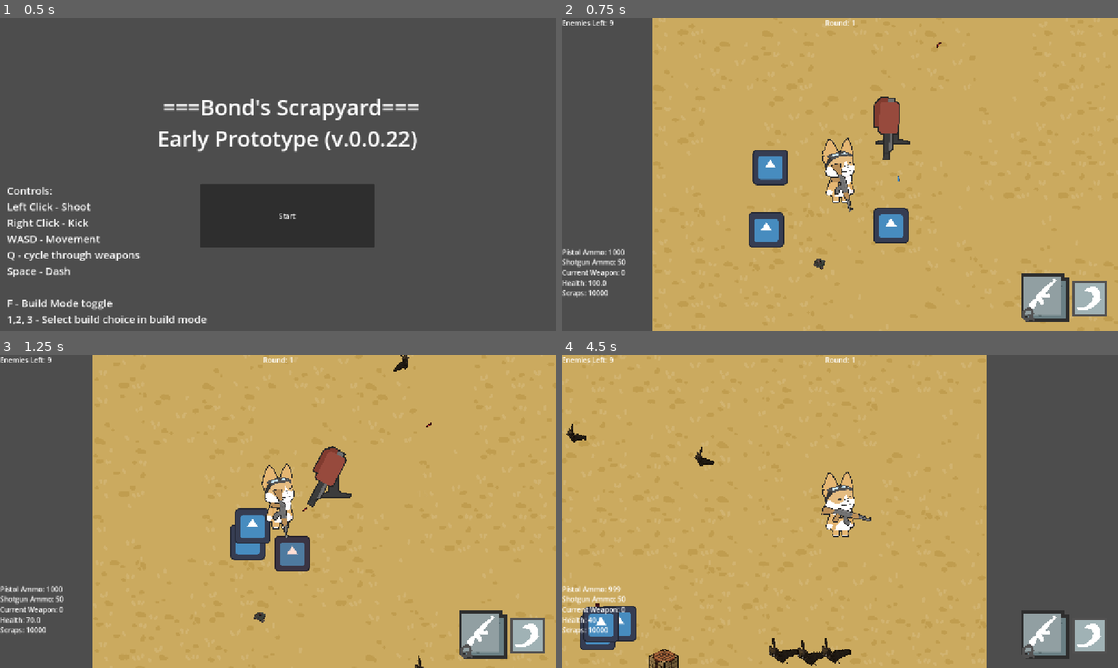
Above: before the commit, frames 1-4 (two rows, left to right).
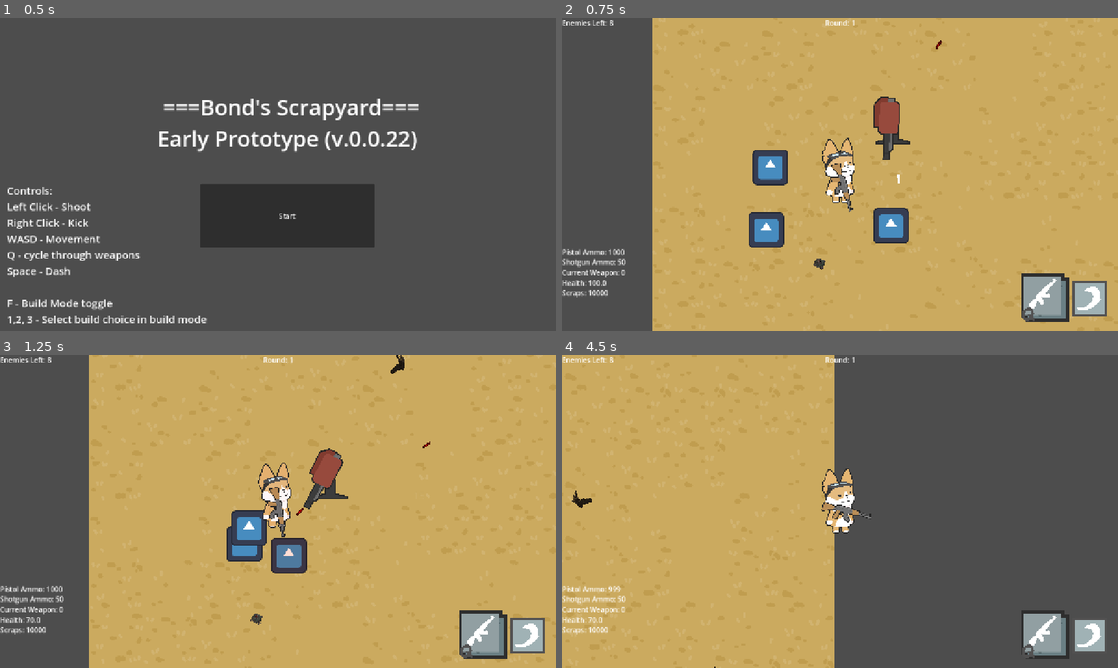
Above: after the commit, the same moments.

Repository: Recsaur/BondScrapyard
Game: Godot game, scene res://Scenes/main_menu.tscn
Same seed, same stepped clock (60 frames per second), same inputs: the game is played once before the commit and once after it. The engine's default icon, where the game draws it, is replaced by a stand-in: a white triangle on a blue panel in a dark square.
Inputs (mouse positions are in pixels of both pictures, inside the frame that each line leads up to):
- Up to frame 1 (0.5 s): no input
- Up to frame 2 (0.75 s): click "Start" at 0.5 s
- Up to frame 3 (1.25 s): no input
- Up to frame 4 (4.5 s): tap Enter at 1.25 s; move the mouse to (962, 495) at 1.27 s; hold D (right) 1.28-2.03 s; tap 1 (1_Build) at 1.35 s; click (962, 495) at 1.42 s; move the mouse to (728, 527) at 2.02 s; hold S (down) 2.03-2.78 s; tap 2 (2_Build) at 2.1 s; move the mouse to (895, 442) at 2.77 s; hold D (right) 2.78-3.53 s; tap 3 (3_Build) at 2.85 s; move the mouse to (812, 574) at 3.52 s; hold W (up) 3.53-4.28 s; tap F (Building) at 3.6 s; click (812, 574) at 3.67 s; move the mouse to (1006, 558) at 4.27 s; hold Q (SwitchWeaponLeft) from 4.28 s (still down); tap Space (Dash) at 4.35 s

Frame 1 is identical in both runs. In frame 2, less than 0.1% of the frame differs, in the area x 8-69%, y 1-53%; in frame 3, 3.1%; in frame 4, 30%, in the area x 0-77%, y 0-100%.

Commit message:
Added a red taking damage effect on the player when taking damage and changed the movement script to make it smoother. Also fixed the ranged enemy bullets, stopping the bug of it colliding with other enemy hitboxes.

Diff:
--- a/Scenes/Characters/player.gd
+++ b/Scenes/Characters/player.gd
@@ -33,12 +33,14 @@
 	var direction := Input.get_vector("left", "right", "up", "down")
 	position += KB * delta
 	KB = KB.move_toward(Vector2.ZERO, KB_Length)
-	velocity = direction * SPEED
+	#velocity = direction * SPEED
 	if get_global_mouse_position().x > position.x:
 		$Sprite2D.flip_h = false
 	else:
 		$Sprite2D.flip_h = true
 
+
+	velocity = velocity.lerp(direction*SPEED,15*delta)
 
 	if Input.is_action_just_pressed("Dash") and dash:
 		Dash(direction,500)
@@ -165,6 +167,7 @@
 		invuln = true
 		$Invuln.start()
 		GameTracker.emit_signal("Action",15.0)
+		GameTracker.emit_signal("TookDmg")
 		body.Apply_Knockback(position,250)
 
 	if body.is_in_group("Enemy_Bat") and not invuln:
@@ -174,6 +177,7 @@
 		invuln = true
 		$Invuln.start()
 		GameTracker.emit_signal("Action",10.0)
+		GameTracker.emit_signal("TookDmg")
 
 	#if body.has_method("Apply_Knockback"):
 		#body.Apply_Knockback(global_position,500)
--- a/Scenes/Maps/Map.tscn
+++ b/Scenes/Maps/Map.tscn
@@ -75,9 +75,6 @@
 [node name="Bat_Enemy2" parent="." instance=ExtResource("9_jwcm4")]
 position = Vector2(215, 879)
 
-[node name="Bat_Enemy3" parent="." instance=ExtResource("9_jwcm4")]
-position = Vector2(1383, 404)
-
 [node name="IntermissionTimer" type="Timer" parent="."]
 wait_time = 15.0
 one_shot = true
--- a/Scenes/Maps/map.gd
+++ b/Scenes/Maps/map.gd
@@ -6,6 +6,8 @@
 
 # Called when the node enters the scene tree for the first time.
 func _ready() -> void:
+	GameTracker.connect("TookDmg", TookDmg)
+
 	pass # Replace with function body.
 
 func _physics_process(delta: float) -> void:
@@ -58,3 +60,9 @@
 		GameTracker.BEnemyAmt *= 1.5
 	#Add here the changing amount of enemy when spawning, call this too for like whern last line of intermission ending
 	pass
+
+func TookDmg():
+	var screen = $Player
+	var tween = create_tween()
+	screen.modulate = Color(0.875, 0.349, 0.431, 1.0)
+	tween.tween_property(screen,"modulate",Color(1.0, 1.0, 1.0),0.125)
--- a/Scenes/bat_enemy.gd
+++ b/Scenes/bat_enemy.gd
@@ -1,6 +1,6 @@
 extends CharacterBody2D
 var Health = 15
-var Speed = randf_range(350,450)
+var Speed = randf_range(300,350)
 var Scrap_path = preload("res://Scenes/scrap.tscn")
 var KB = Vector2.ZERO
 var KB_Length = 200.0
--- a/Scenes/enemy_bullet.tscn
+++ b/Scenes/enemy_bullet.tscn
@@ -1,24 +1,19 @@
-[gd_scene load_steps=5 format=3 uid="uid://41dl7yig0kdw"]
+[gd_scene load_steps=4 format=3 uid="uid://41dl7yig0kdw"]
 
 [ext_resource type="Script" uid="uid://bdppulbpgi80t" path="res://enemy_bullet.gd" id="1_54jiv"]
 [ext_resource type="Texture2D" uid="uid://ba5xwdoxwbj8x" path="res://Assets/icon.svg" id="2_b6yqb"]
-
-[sub_resource type="RectangleShape2D" id="RectangleShape2D_72t2l"]
-size = Vector2(9, 1.75)
 
 [sub_resource type="RectangleShape2D" id="RectangleShape2D_mrehe"]
 size = Vector2(14, 4)
 
 [node name="Enemy_Bullet" type="CharacterBody2D"]
+collision_layer = 0
 script = ExtResource("1_54jiv")
 
 [node name="Sprite2D" type="Sprite2D" parent="."]
-modulate = Color(1, 0.1764706, 0.1764706, 1)
-scale = Vector2(0.10937501, 0.03125)
+modulate = Color(1.2692354, 0, 0.020299798, 1)
+scale = Vector2(0.164, 0.047)
 texture = ExtResource("2_b6yqb")
-
-[node name="CollisionShape2D" type="CollisionShape2D" parent="."]
-shape = SubResource("RectangleShape2D_72t2l")
 
 [node name="Area2D" type="Area2D" parent="."]
 collision_layer = 0
--- a/Scenes/sentry_bullet.tscn
+++ b/Scenes/sentry_bullet.tscn
@@ -15,7 +15,9 @@
 script = ExtResource("1_dnxmb")
 
 [node name="Sprite2D" type="Sprite2D" parent="."]
-scale = Vector2(0.10937501, 0.03125)
+modulate = Color(18.892157, 18.892157, 18.892157, 1)
+position = Vector2(4.7683716e-07, -5.9604645e-08)
+scale = Vector2(0.16406251, 0.046875)
 texture = ExtResource("2_4lnr4")
 
 [node name="CollisionShape2D" type="CollisionShape2D" parent="."]
--- a/Scripts/GameTracker.gd
+++ b/Scripts/GameTracker.gd
@@ -8,7 +8,7 @@
 
 var Normal_sentry_dmg = 15
 signal Action(value : float)
-
+signal TookDmg()
 var Last_equipped = 0
 var FireratePistol = 0.25
 
--- a/enemy_bullet.gd
+++ b/enemy_bullet.gd
@@ -14,6 +14,8 @@
 	if body.has_method("Apply_Knockback"):
 		if body.is_in_group("Player"):
 			#print(body)
+			GameTracker.emit_signal("Action",10.0)
+			GameTracker.emit_signal("TookDmg")
 			body.Apply_Knockback(Sentry_from.position,KB)
 			#body.DmgEffect(dmg)
 			GameTracker.player_health -= dmg
--- a/normal_sentry.gd
+++ b/normal_sentry.gd
@@ -2,7 +2,7 @@
 var Bullet_path = preload("res://Scenes/sentry_bullet.tscn")
 var Current_target = GameTracker.player_pos
 var Knockback = 0.0
-var Fire_rate = 2.0
+var Fire_rate = randf_range(2,2.5)
 var Can_shoot = true
 
 
